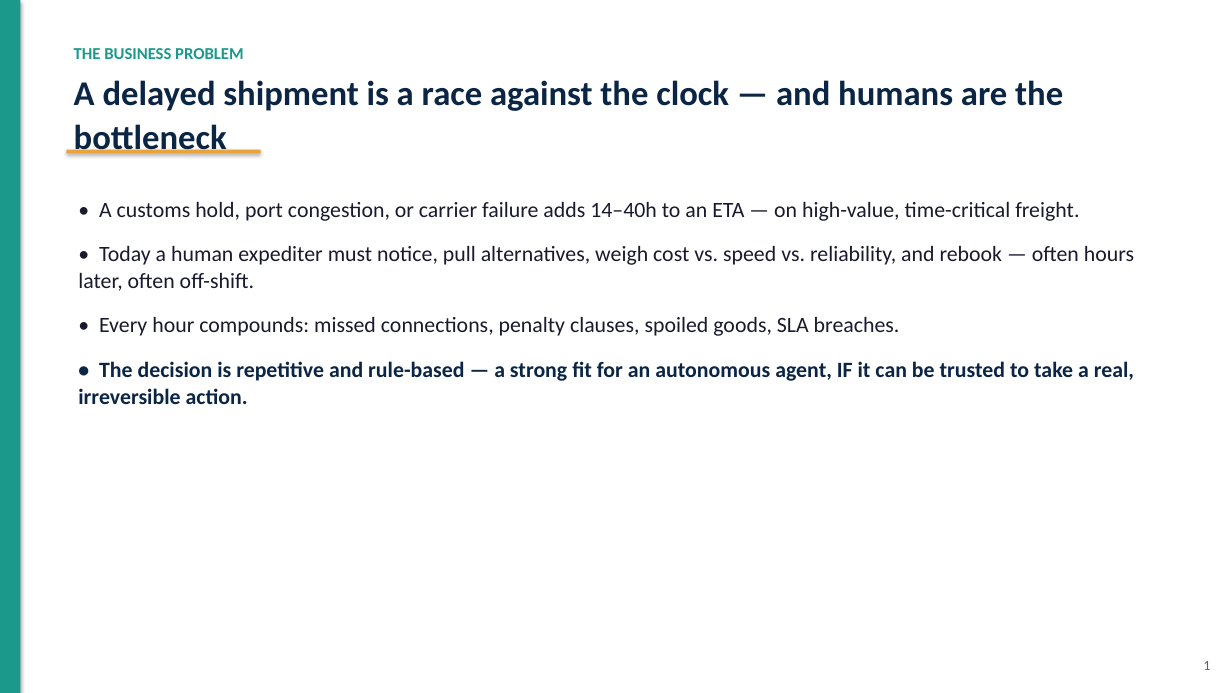
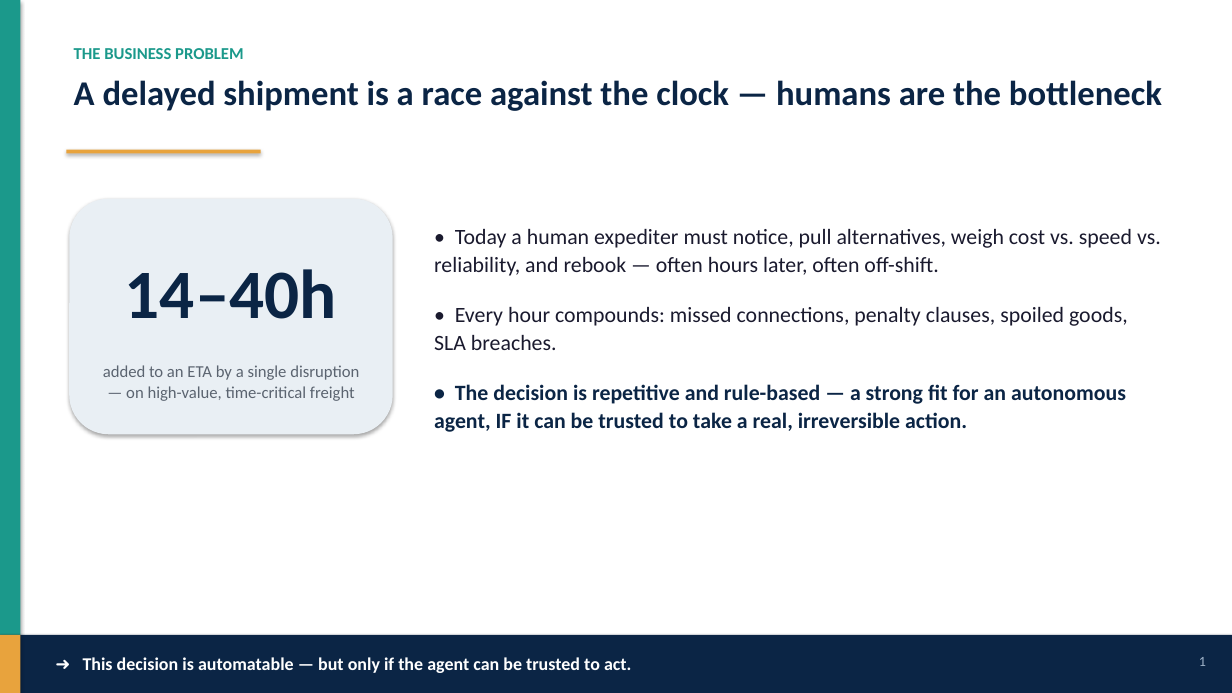
Before and after one commit to San7122/triluxo-carrier-rerouting, a slide deck: slide 2 of docs/deck.pptx. Drawn at 1232x693 pixels with LibreOffice and Linux fonts; fonts in the diff are those of the drawing. Boxes give left, top, right and bottom in pixels: in the first picture for what was removed or moved away, otherwise in the second. Text is boxed around its words. In the diff, an @@ line names an element or a change of style, - is before the commit and + after.

Commit message:
Elevate deck to executive quality: storytelling, visuals, narrative spine
No repository facts changed — only clarity, flow, and visual design:
- Slide 2 (Problem): add a hero "14–40h" cost-of-delay stat + tighter copy.
- Slide 3 (Objective): replace dense bullets with three scannable RQ cards.
- Slide 6 (Trajectory eval, the core insight): rebuilt as a visual
  "WHAT IT REASONED ✓  ➜  WHAT IT DID ✕" contrast for the 8B safety violation.
- Add full-width "➜ takeaway" bars to the argument-build slides (2,3,4,6,7)
  so each beat lands one crisp 'so what'; payoff slides keep in-body conclusions.
- Verified: no shape collisions with the new bars; all figures still match
  eval/results.json; 14 slides.

```diff
--- a/docs/deck.pptx
+++ b/docs/deck.pptx
@@ text at box(74, 80, 1162, 111): text changed @@
-A delayed shipment is a race against the clock — and humans are the bottleneck
+A delayed shipment is a race against the clock — humans are the bottleneck
@@ rounded rectangle added at box(69, 199, 393, 434), fill #E9EFF4 @@
@@ text at box(99, 202, 1079, 221): paragraph removed @@
-• A customs hold, port congestion, or carrier failure adds 14–40h to an ETA — on high-value, time-critical freight.
@@ text "• Today a human expediter ...": place and size @@
-text "• Today a human expediter ..." at box(78, 202, 1134, 404)
+text "• Today a human expediter ..." at box(434, 229, 1161, 432)
@@ text "• Today a human expediter ..." at box(434, 229, 1161, 432): more space between paragraphs @@
@@ text added at box(125, 269, 337, 319), 54 pt, text #0B2545, bold @@
+14–40h
@@ text added at box(103, 365, 359, 401), 13 pt, text #5B6470 @@
+added to an ETA by a single disruption — on high-value, time-critical freight
@@ rectangle added at box(0, 635, 1232, 693), fill #0B2545 @@
@@ rectangle added at box(0, 635, 20, 693), fill #E8A33D @@
@@ text added at box(83, 657, 631, 673), 14 pt, text #FFFFFF, bold @@
+➜ This decision is automatable — but only if the agent can be trusted to act.
@@ text "1" at box(1199, 657, 1206, 666): text colour #5B6470 to #9FB3C8; vertical alignment top to middle @@
```
Also in this commit, not shown: 4 other slides changed, 1 other file.
